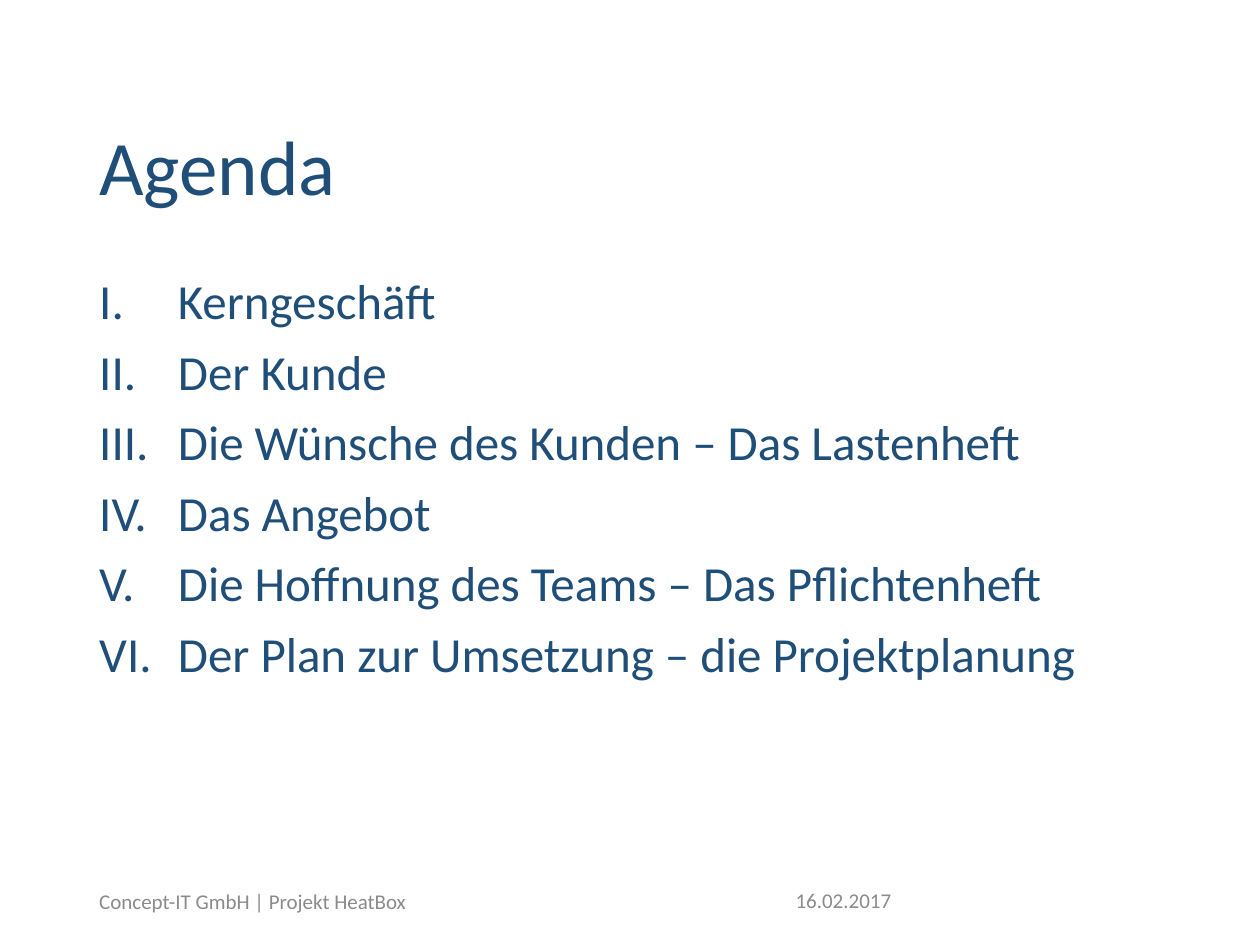
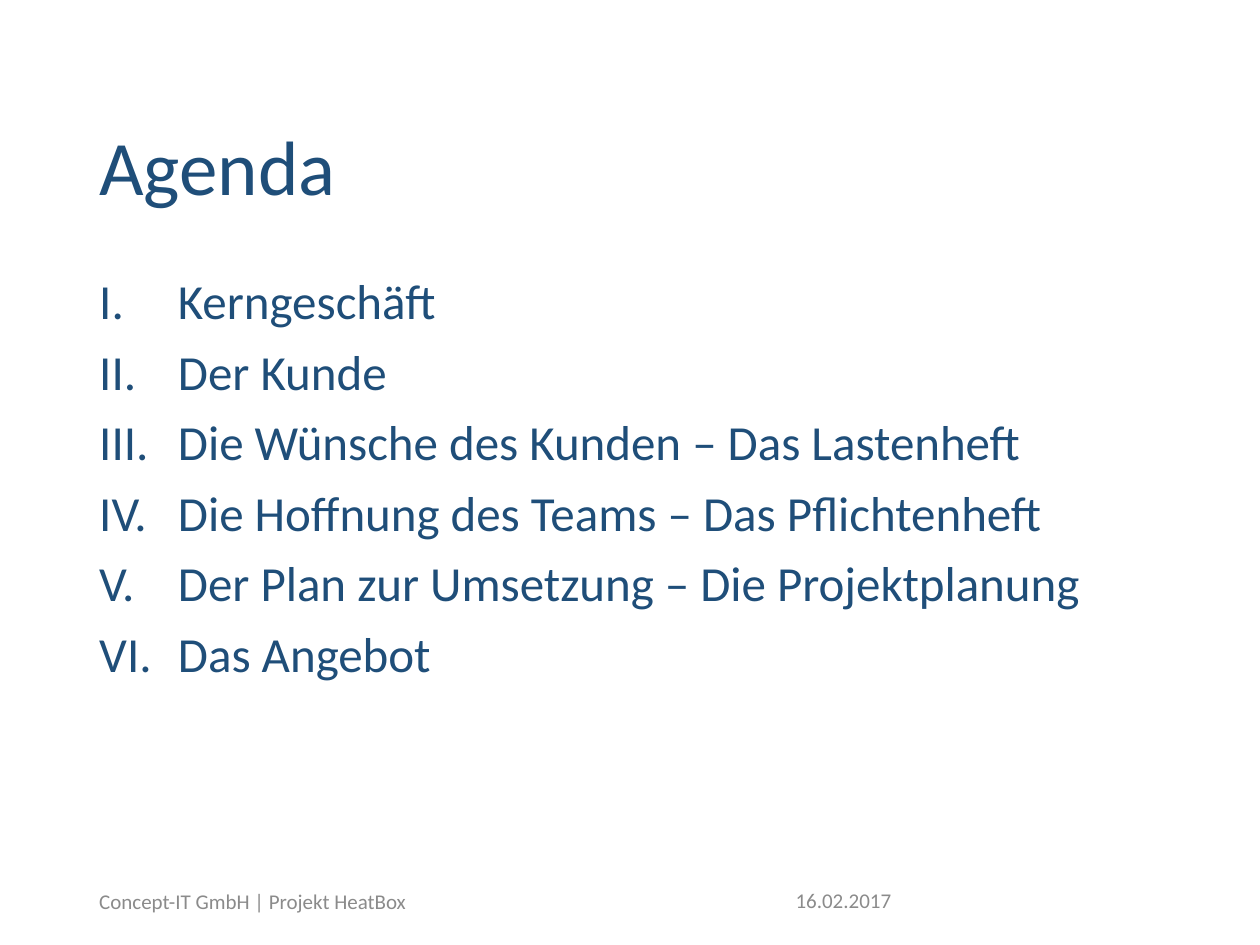
Before and after one commit to skern95/kerngeschaeft, a slide deck: slide 2 of PräsoHeatBoxDoku.pptx. Drawn at 1260x945 pixels with LibreOffice and Linux fonts; fonts in the diff are those of the drawing; background and template pictures are left out. Boxes give left, top, right and bottom in pixels: in the first picture for what was removed or moved away, otherwise in the second. Text is boxed around its words. In the diff, an @@ line names an element or a change of style, - is before the commit and + after.

```diff
--- a/PräsoHeatBoxDoku.pptx
+++ b/PräsoHeatBoxDoku.pptx
@@ text at (x1=178, y1=497, x2=1079, y2=610): paragraphs added @@
+IV. Die Hoffnung des Teams – Das Pflichtenheft
+V. Der Plan zur Umsetzung – Die Projektplanung
@@ text at (x1=178, y1=567, x2=1075, y2=681): paragraphs removed @@
-V. Die Hoffnung des Teams – Das Pflichtenheft
-VI. Der Plan zur Umsetzung – die Projektplanung
```
Also in this commit, not shown: 4 other slides changed, 2 slides added.
